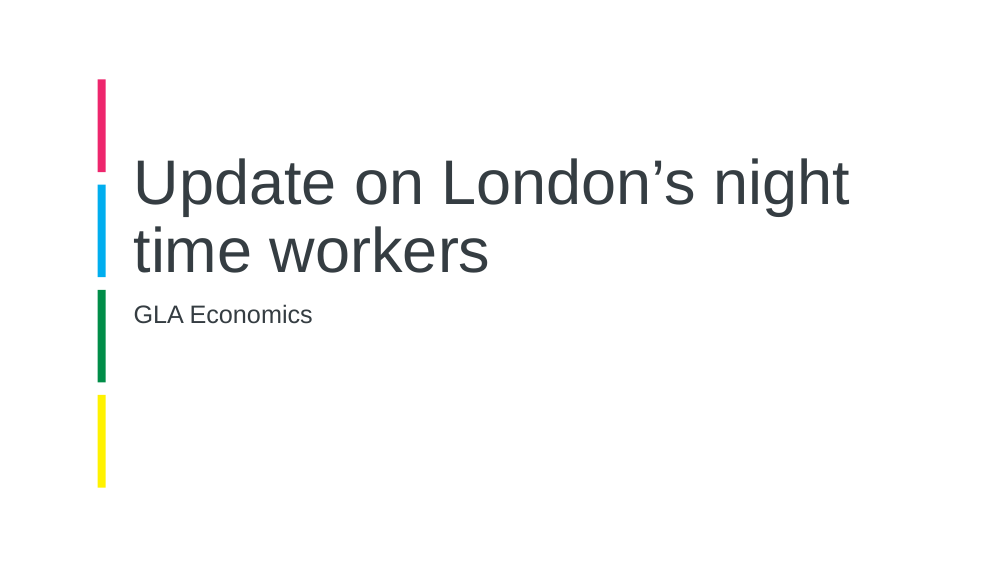
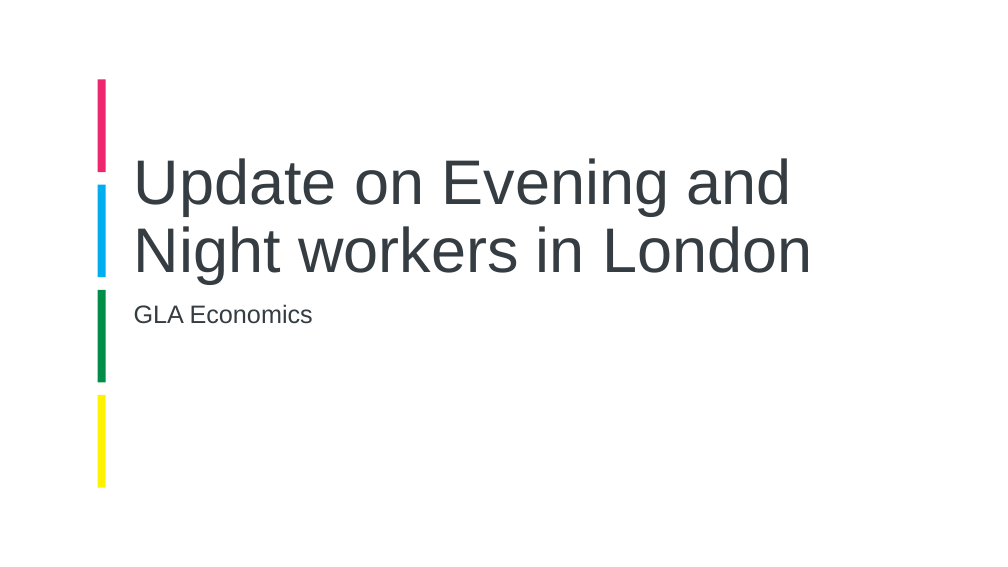
Before and after one commit to ammar-gla/NTE, a slide deck: slide 1 of Non-R/NTE Presentation, GLAE (DRAFT).pptx. Drawn at 1008x567 pixels with LibreOffice and Linux fonts; fonts in the diff are those of the drawing; background and template pictures are left out. Boxes give left, top, right and bottom in pixels: in the first picture for what was removed or moved away, otherwise in the second. Text is boxed around its words. In the diff, an @@ line names an element or a change of style, - is before the commit and + after.

```diff
--- a/Non-R/NTE Presentation, GLAE (DRAFT).pptx
+++ b/Non-R/NTE Presentation, GLAE (DRAFT).pptx
@@ title at [134,158,812,284]: text changed @@
-Update on London’s night time workers
+Update on Evening and Night workers in London
```
Also in this commit, not shown: 2 other slides changed, 3 slides removed, 6 other files.
